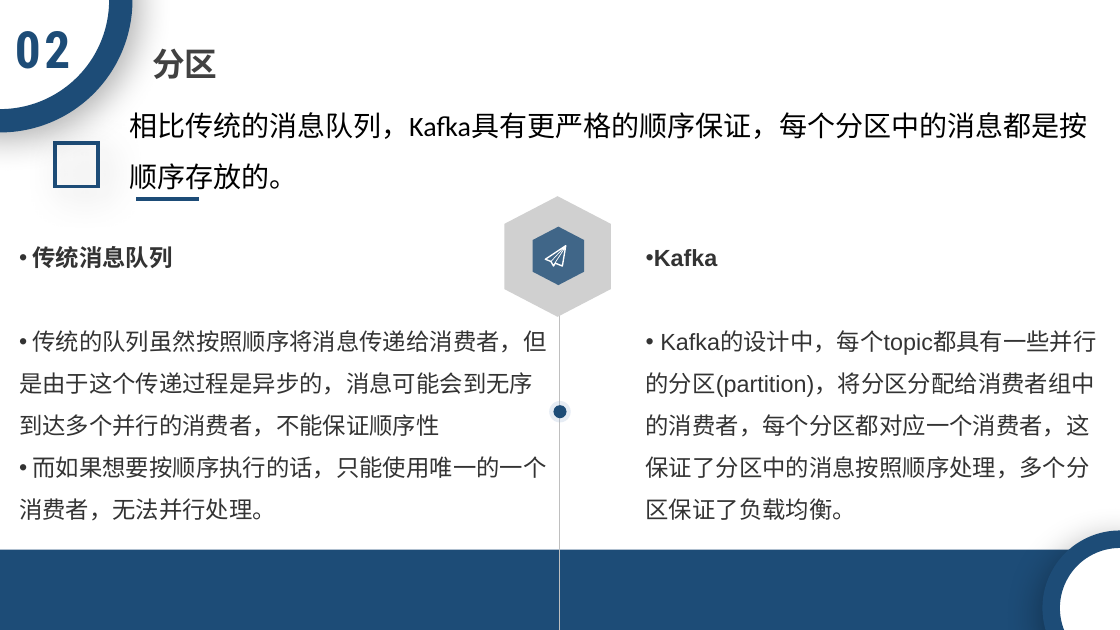
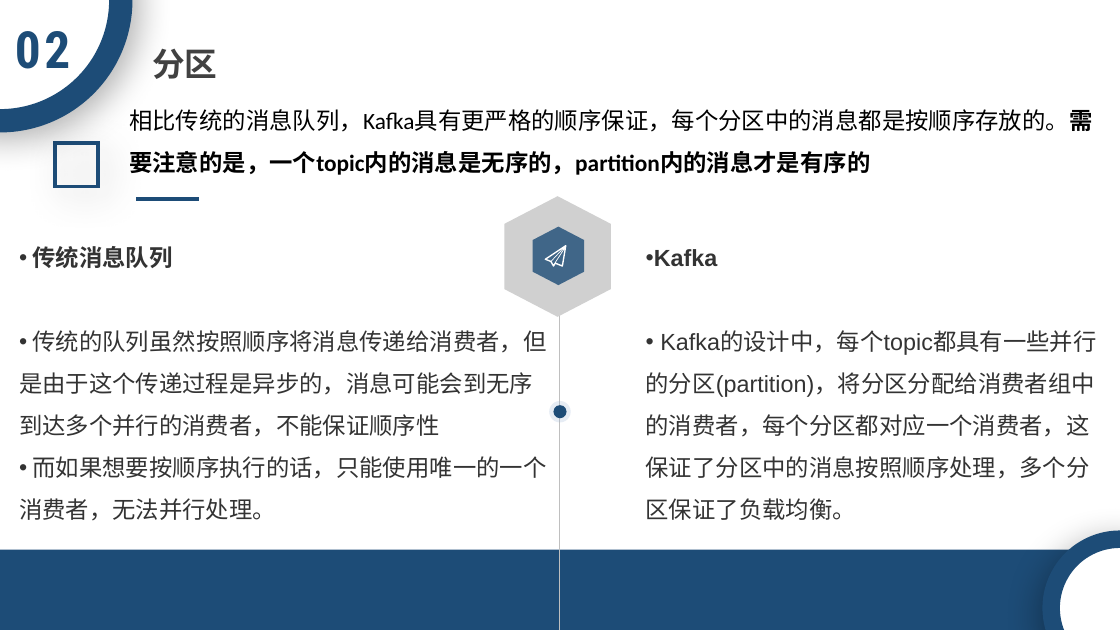
Before and after one commit to ACTSysGroup/Dev-Club, a slide deck: slide 12 of back-end/中间件/Kafka.pptx. Drawn at 1120x630 pixels with LibreOffice and Linux fonts; fonts in the diff are those of the drawing; grey boxes stand for pictures; background and template pictures are left out. Boxes give left, top, right and bottom in pixels: in the first picture for what was removed or moved away, otherwise in the second. Text is boxed around its words. In the diff, an @@ line names an element or a change of style, - is before the commit and + after.

```diff
--- a/back-end/中间件/Kafka.pptx
+++ b/back-end/中间件/Kafka.pptx
@@ text at (x1=129, y1=109, x2=1092, y2=175): text changed; size 24 to 20 pt @@
-相比传统的消息队列，Kafka具有更严格的顺序保证，每个分区中的消息都是按顺序存放的。
+相比传统的消息队列，Kafka具有更严格的顺序保证，每个分区中的消息都是按顺序存放的。需要注意的是，一个topic内的消息是无序的，partition内的消息才是有序的
```
Also in this commit, not shown: 3 slides added.
